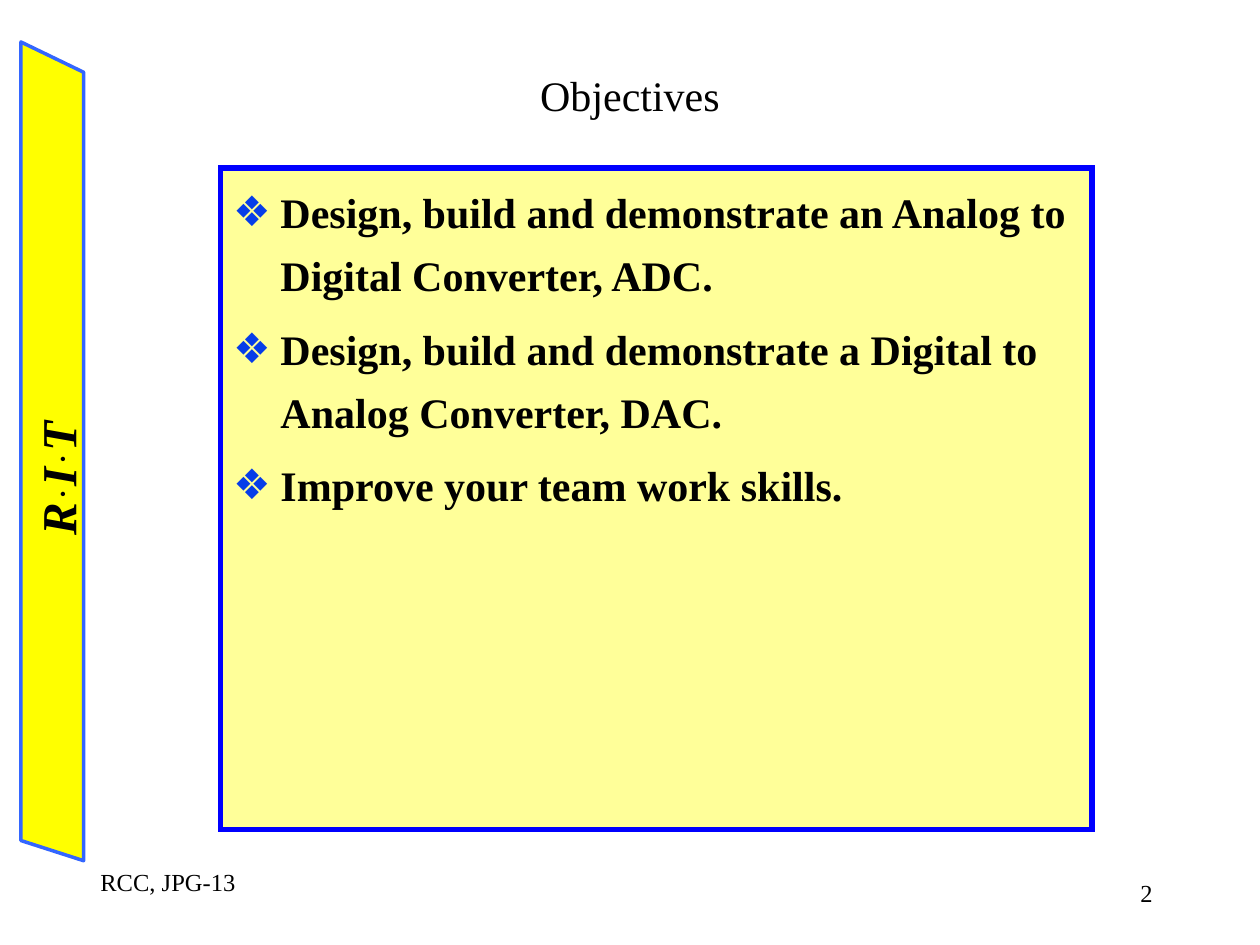
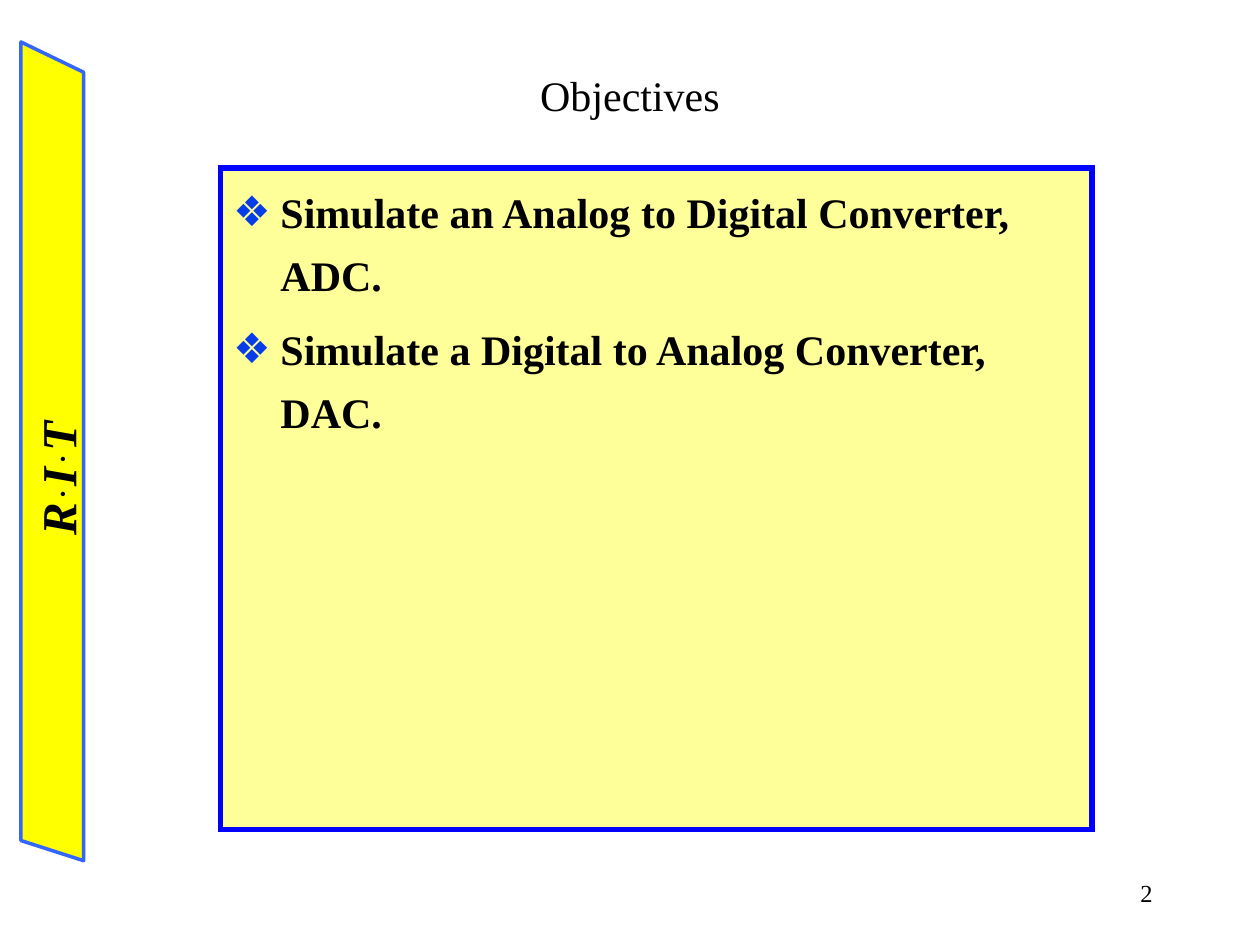
Before and after one commit to blizzardfinnegan/rit2195Notes, a slide deck: slide 2 of EEET-222-03/lab6/lab6.ppt. Drawn at 1260x945 pixels with LibreOffice and Linux fonts; fonts in the diff are those of the drawing. Boxes give left, top, right and bottom in pixels: in the first picture for what was removed or moved away, otherwise in the second. Text is boxed around its words. In the diff, an @@ line names an element or a change of style, - is before the commit and + after.

```diff
--- a/EEET-222-03/lab6/lab6.ppt
+++ b/EEET-222-03/lab6/lab6.ppt
@@ text at <box>280,199,1009,374</box>: text changed @@
-❖ Design, build and demonstrate an Analog to Digital Converter, ADC.
-❖ Design, build and demonstrate a Digital to Analog Converter, DAC.
-❖ Improve your team work skills.
+❖ Simulate an Analog to Digital Converter, ADC.
+❖ Simulate a Digital to Analog Converter, DAC.
@@ text removed at <box>100,874,236,895</box> @@
-RCC, JPG-13
```
Also in this commit, not shown: 12 other slides changed, 3 slides added, 1 slide removed, 51 other files.
